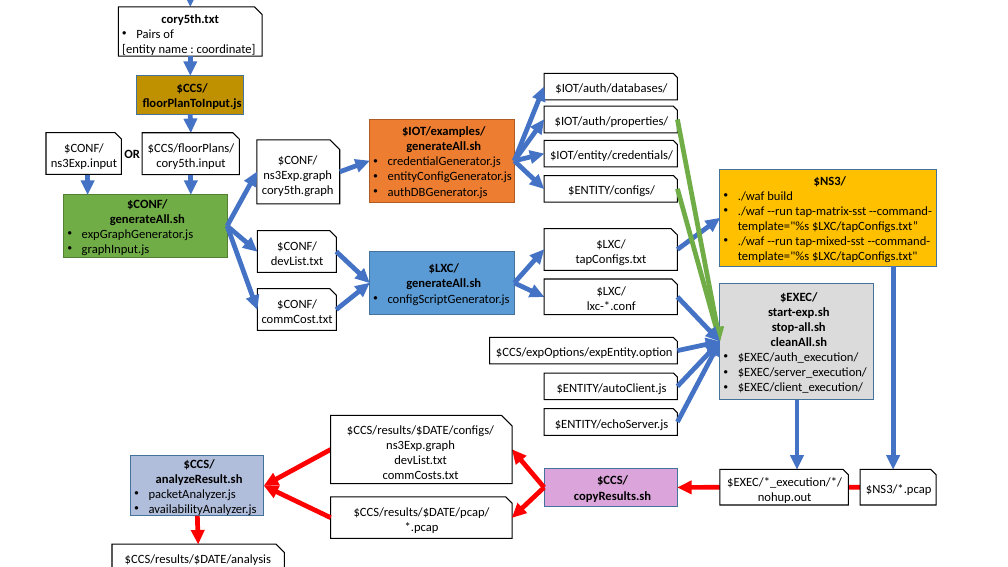
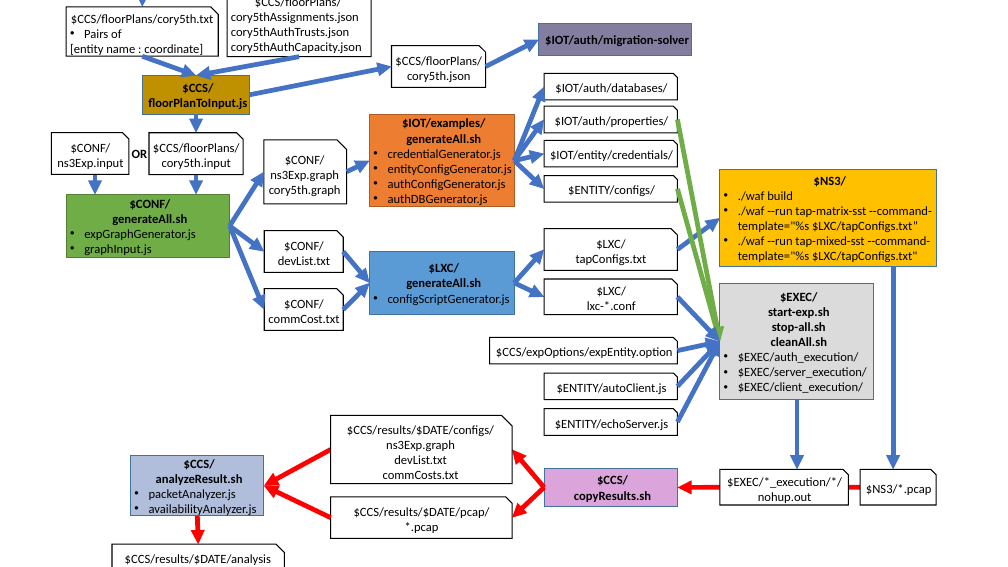
Before and after one commit to iotauth/iotauth_experiments, a slide deck: slide 1 of experiments/ccs2017/figures/exp_flow.pptx. Drawn at 1008x567 pixels with LibreOffice and Linux fonts; fonts in the diff are those of the drawing. Boxes give left, top, right and bottom in pixels: in the first picture for what was removed or moved away, otherwise in the second. Text is boxed around its words. In the diff, an @@ line names an element or a change of style, - is before the commit and + after.

Commit message:
added Auth capacity config for experiments

```diff
--- a/experiments/ccs2017/figures/exp_flow.pptx
+++ b/experiments/ccs2017/figures/exp_flow.pptx
@@ snip rect "$CCS/floorPlans/cory5th.txt": place and size @@
-snip rect "$CCS/floorPlans/cory5th.txt" at <box>119,7,262,56</box>
+snip rect "$CCS/floorPlans/cory5th.txt" at <box>67,7,219,56</box>
@@ text in snip rect at <box>71,14,213,25</box>: text changed; bold off @@
-cory5th.txt
+$CCS/floorPlans/cory5th.txt
@@ arrow moved from (191, 0) - (191, 7) to (143, 0) - (142, 7) @@
@@ snip rect added at <box>227,0,371,57</box>, fill #FFFFFF, outline #000000 1 pt, 12 pt, text #000000 @@
+$CCS/floorPlans/
+cory5thAssignments.json
+cory5thAuthTrusts.json
+cory5thAuthCapacity.json
@@ rectangle added at <box>539,23,692,56</box>, fill #837EA0, outline #43739E 1 pt, 12 pt, text #000000, bold @@
+$IOT/auth/migration-solver
@@ arrow moved from (191, 56) - (191, 76) to (142, 56) - (196, 76) @@
@@ arrow added from (299, 57) to (196, 76), #4472C4 4.5 pt @@
@@ snip rect added at <box>392,45,485,87</box>, fill #FFFFFF, outline #000000 1 pt, 12 pt, text #000000 @@
+$CCS/floorPlans/
+cory5th.json
@@ arrow added from (485, 67) to (539, 39), #4472C4 4.5 pt @@
@@ arrow added from (250, 95) to (392, 67), #4472C4 4.5 pt @@
@@ rectangle "$IOT/examples/": place and size @@
-rectangle "$IOT/examples/" at <box>370,119,514,202</box>
+rectangle "$IOT/examples/" at <box>370,115,514,206</box>
@@ 2 snip rects, 1 text: place and size @@
-2 snip rects, 1 text at <box>124,149,336,330</box>
+2 snip rects, 1 text at <box>132,149,343,330</box>
@@ snip rect "$CCS/floorPlans/": place and size @@
-snip rect "$CCS/floorPlans/" at <box>142,133,240,175</box>
+snip rect "$CCS/floorPlans/" at <box>149,133,243,175</box>
@@ 3 arrows, 2 snip rects, 1 rectangle: place and size @@
-3 arrows, 2 snip rects, 1 rectangle at <box>46,76,340,204</box>
+3 arrows, 2 snip rects, 1 rectangle at <box>51,76,347,204</box>
@@ arrow moved from (227, 226) - (257, 172) to (230, 226) - (264, 172) @@
@@ arrow moved from (340, 172) - (370, 161) to (347, 172) - (370, 161) @@
@@ text in rectangle at <box>388,179,506,190</box>: paragraph added @@
+• authConfigGenerator.js
@@ arrow moved from (227, 226) - (257, 310) to (230, 226) - (265, 310) @@
@@ arrow moved from (227, 226) - (257, 252) to (230, 226) - (265, 252) @@
@@ arrow moved from (337, 252) - (370, 283) to (343, 252) - (370, 283) @@
@@ arrow moved from (337, 310) - (370, 283) to (343, 310) - (370, 283) @@
```
Also in this commit, not shown: 7 other files.
